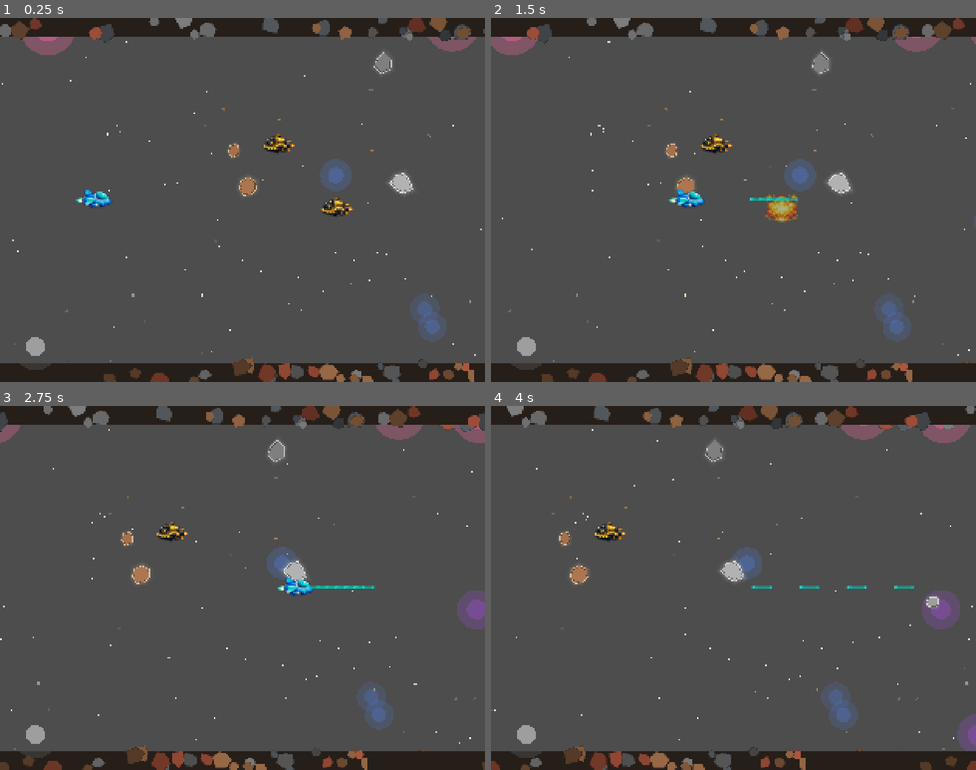
Above: before the commit, frames 1-4 (two rows, left to right).
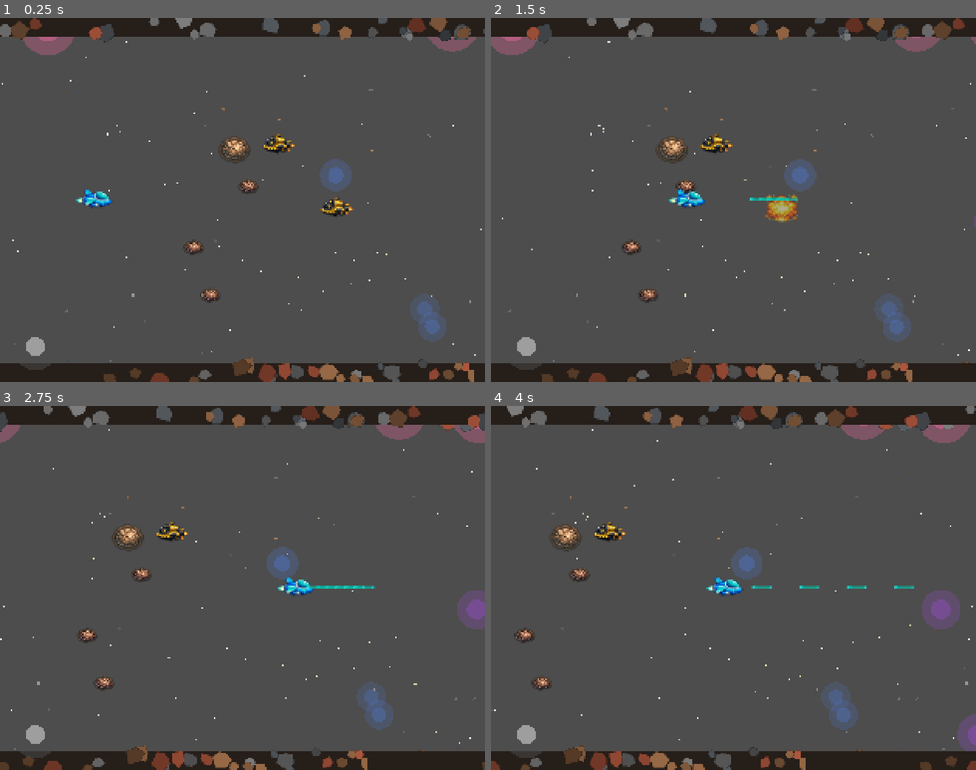
Above: after the commit, the same moments.

Repository: mattzollinhofer/space_scroller
Game: Godot game, scene res://scenes/main.tscn
The game is run twice, just before and just after one commit, with the same random seed, the same clock (stepped at 60 frames per second) and the same inputs.
Inputs (mouse positions are in pixels of both pictures, inside the frame that each line leads up to):
- Up to frame 1 (0.25 s): no input
- Up to frame 2 (1.5 s): move the mouse to (840, 181) at 0.52 s; hold D (move_right) 0.53-1.25 s; hold Space (shoot) 0.53-1.25 s; click (840, 181) at 0.67 s; drag from (636, 218) to (685, 149) at 1.27 s
- Up to frame 3 (2.75 s): move the mouse to (291, 507) at 2.02 s; hold D (move_right) from 2.03 s (still down); hold Space (shoot) from 2.03 s (still down)
- Up to frame 4 (4 s): release D (move_right) at 2.75 s; release Space (shoot) at 2.75 s; drag from (709, 660) to (767, 449) at 2.77 s; move the mouse to (879, 642) at 3.52 s; hold A (move_left) from 3.53 s (still down); hold Space (shoot) from 3.53 s (still down)

The runs differ from the first frame. In frame 1, 1.0% of the frame differs, in the area x 38-86%, y 9-78%; in frame 2, 0.9%; in frame 3, 1.0%; in frame 4, 1.3%, in the area x 4-93%, y 9-78%.

Commit message:
Replace procedural asteroids with sprite-based visuals
Asteroids now use actual sprite images instead of procedural polygon
drawing, making them easier to spot against the space background.

- 3 size variants (small, regular, large) randomly selected
- Orange glow effect behind sprites for visibility
- Scaled up sizes for better presence
- Reduced spawn rate (4-7s) to balance with increased enemies

Co-Authored-By: Claude <noreply@anthropic.com>

Diff:
--- a/scripts/obstacles/asteroid.gd
+++ b/scripts/obstacles/asteroid.gd
@@ -1,35 +1,72 @@
 extends Area2D
-## Procedurally drawn asteroid obstacle that can damage the player.
-## Uses irregular polygon shapes with rocky brown/gray colors.
+## Asteroid obstacle that can damage the player.
+## Uses sprite images with random size selection.
 
-## Size of the asteroid in pixels (diameter)
-@export var asteroid_size: float = 90.0
+## Asteroid size variants
+enum AsteroidSize { SMALL, REGULAR, LARGE }
+
+## Which size asteroid to use (randomized by default)
+@export var size_type: AsteroidSize = AsteroidSize.REGULAR
 
 ## Movement speed (matches world scroll speed)
 var scroll_speed: float = 180.0
 
-## Internal storage for visual data
-var _vertices: PackedVector2Array = PackedVector2Array()
-var _color: Color = Color.GRAY
-var _rotation_angle: float = 0.0
+## Sprite textures for each size
+var _textures: Dictionary = {
+	AsteroidSize.SMALL: preload("res://assets/sprites/astroid-small.png"),
+	AsteroidSize.REGULAR: preload("res://assets/sprites/astroid-regular.png"),
+	AsteroidSize.LARGE: preload("res://assets/sprites/astroid-large.png")
+}
+
+## Collision radius for each size
+var _collision_radii: Dictionary = {
+	AsteroidSize.SMALL: 45.0,
+	AsteroidSize.REGULAR: 60.0,
+	AsteroidSize.LARGE: 90.0
+}
+
+## Sprite scale for each size
+var _sprite_scales: Dictionary = {
+	AsteroidSize.SMALL: Vector2(2.0, 2.0),
+	AsteroidSize.REGULAR: Vector2(2.5, 2.5),
+	AsteroidSize.LARGE: Vector2(3.5, 3.5)
+}
+
+## Sprite node
+var _sprite: Sprite2D = null
+
+## Glow sprite (behind main sprite)
+var _glow: Sprite2D = null
 
 ## Reference to collision shape for size adjustment
 @onready var _collision_shape: CollisionShape2D = $CollisionShape2D
 
 
 func _ready() -> void:
-	# Generate asteroid visuals based on configured size
+	# Randomize size if not explicitly set
 	var rng = RandomNumberGenerator.new()
 	rng.randomize()
-	_generate_asteroid(rng)
+	size_type = rng.randi() % 3 as AsteroidSize
 
-	# Update collision shape to match visual size
+	# Create glow sprite (behind main sprite)
+	_glow = Sprite2D.new()
+	_glow.texture = _textures[size_type]
+	_glow.scale = _sprite_scales[size_type] * 1.3
+	_glow.modulate = Color(1.0, 0.7, 0.4, 0.5)  # Orange glow
+	add_child(_glow)
+
+	# Create and configure main sprite
+	_sprite = Sprite2D.new()
+	_sprite.texture = _textures[size_type]
+	_sprite.scale = _sprite_scales[size_type]
+	_sprite.modulate = Color(1.2, 1.1, 1.0)  # Slightly brighter
+	add_child(_sprite)
+
+	# Update collision shape to match sprite size
 	_update_collision_shape()
 
 	# Connect signal for collision detection
 	body_entered.connect(_on_body_entered)
-
-	queue_redraw()
 
 
 func _process(delta: float) -> void:
@@ -41,95 +78,11 @@
 		_despawn()
 
 
-func _generate_asteroid(rng: RandomNumberGenerator) -> void:
-	_vertices = _generate_asteroid_vertices(rng, asteroid_size / 2.0)
-	_color = _get_asteroid_color(rng)
-	_rotation_angle = rng.randf() * TAU
-
-
-func _generate_asteroid_vertices(rng: RandomNumberGenerator, radius: float) -> PackedVector2Array:
-	# Generate irregular polygon vertices for asteroid shape (5-8 vertices)
-	var vertices = PackedVector2Array()
-	var num_vertices = rng.randi_range(5, 8)
-
-	for i in range(num_vertices):
-		var angle = (float(i) / num_vertices) * TAU
-		var r = radius * rng.randf_range(0.6, 1.0)
-		vertices.append(Vector2(cos(angle), sin(angle)) * r)
-
-	return vertices
-
-
-func _get_asteroid_color(rng: RandomNumberGenerator) -> Color:
-	# Brighter rocky browns and grays for better visibility
-	var color_choice = rng.randi() % 4
-	var brightness = rng.randf_range(0.45, 0.7)
-
-	match color_choice:
-		0:
-			# Warm brown
-			return Color(brightness * 1.3, brightness * 0.9, brightness * 0.6)
-		1:
-			# Light gray
-			return Color(brightness * 1.1, brightness * 1.1, brightness * 1.1)
-		2:
-			# Reddish brown
-			return Color(brightness * 1.4, brightness * 0.75, brightness * 0.55)
-		3:
-			# Blue-gray
-			return Color(brightness * 0.85, brightness * 0.9, brightness * 1.0)
-		_:
-			return Color(brightness, brightness, brightness)
-
-
 func _update_collision_shape() -> void:
 	if _collision_shape:
-		# Create a new CircleShape2D with the correct radius
 		var circle_shape = CircleShape2D.new()
-		circle_shape.radius = asteroid_size / 2.0
+		circle_shape.radius = _collision_radii[size_type]
 		_collision_shape.shape = circle_shape
-
-
-func _draw() -> void:
-	if _vertices.is_empty():
-		return
-
-	# Rotate vertices for drawing
-	var rotated_vertices = PackedVector2Array()
-	for v in _vertices:
-		rotated_vertices.append(v.rotated(_rotation_angle))
-
-	# Draw outer glow effect (multiple layers, progressively larger and more transparent)
-	var glow_color = _color.lightened(0.3)
-	for glow_layer in range(3, 0, -1):
-		var glow_scale = 1.0 + (glow_layer * 0.15)
-		var glow_alpha = 0.15 / glow_layer
-		var glow_vertices = PackedVector2Array()
-		for v in rotated_vertices:
-			glow_vertices.append(v * glow_scale)
-		var layer_color = Color(glow_color.r, glow_color.g, glow_color.b, glow_alpha)
-		draw_colored_polygon(glow_vertices, layer_color)
-
-	# Draw the asteroid polygon
-	draw_colored_polygon(rotated_vertices, _color)
-
-	# Draw bright highlight outline for contrast
-	var outline_color = _color.lightened(0.5)
-	for i in range(rotated_vertices.size()):
-		var start = rotated_vertices[i]
-		var end = rotated_vertices[(i + 1) % rotated_vertices.size()]
-		draw_line(start, end, outline_color, 3.0)
-
-	# Draw inner dark edge for depth
-	var inner_color = _color.darkened(0.4)
-	var inner_scale = 0.85
-	var inner_vertices = PackedVector2Array()
-	for v in rotated_vertices:
-		inner_vertices.append(v * inner_scale)
-	for i in range(inner_vertices.size()):
-		var start = inner_vertices[i]
-		var end = inner_vertices[(i + 1) % inner_vertices.size()]
-		draw_line(start, end, inner_color, 1.5)
 
 
 func _on_body_entered(body: Node2D) -> void:
--- a/scripts/obstacles/obstacle_spawner.gd
+++ b/scripts/obstacles/obstacle_spawner.gd
@@ -6,19 +6,13 @@
 @export var asteroid_scene: PackedScene
 
 ## Minimum spawn interval in seconds
-@export var spawn_rate_min: float = 2.0
+@export var spawn_rate_min: float = 4.0
 
 ## Maximum spawn interval in seconds
-@export var spawn_rate_max: float = 4.0
-
-## Minimum asteroid size
-@export var size_min: float = 60.0
-
-## Maximum asteroid size
-@export var size_max: float = 120.0
+@export var spawn_rate_max: float = 7.0
 
 ## Number of initial asteroids to spawn at game start
-@export var initial_count: int = 4
+@export var initial_count: int = 2
 
 ## Playable Y range (between asteroid belt boundaries)
 const PLAYABLE_Y_MIN: float = 80.0 + 60.0  # Top boundary + margin for asteroid size
@@ -92,10 +86,6 @@
 	var y_pos = _rng.randf_range(PLAYABLE_Y_MIN, PLAYABLE_Y_MAX)
 	asteroid.position = Vector2(x_pos, y_pos)
 
-	# Set random size
-	var size = _rng.randf_range(size_min, size_max)
-	asteroid.asteroid_size = size
-
 	# Add to scene and track
 	add_child(asteroid)
 	_active_asteroids.append(asteroid)
@@ -117,10 +107,6 @@
 		var y_pos = _rng.randf_range(PLAYABLE_Y_MIN, PLAYABLE_Y_MAX)
 		asteroid.position = Vector2(x_pos, y_pos)
 
-		# Set random size
-		var size = _rng.randf_range(size_min, size_max)
-		asteroid.asteroid_size = size
-
 		# Add to scene and track
 		add_child(asteroid)
 		_active_asteroids.append(asteroid)
